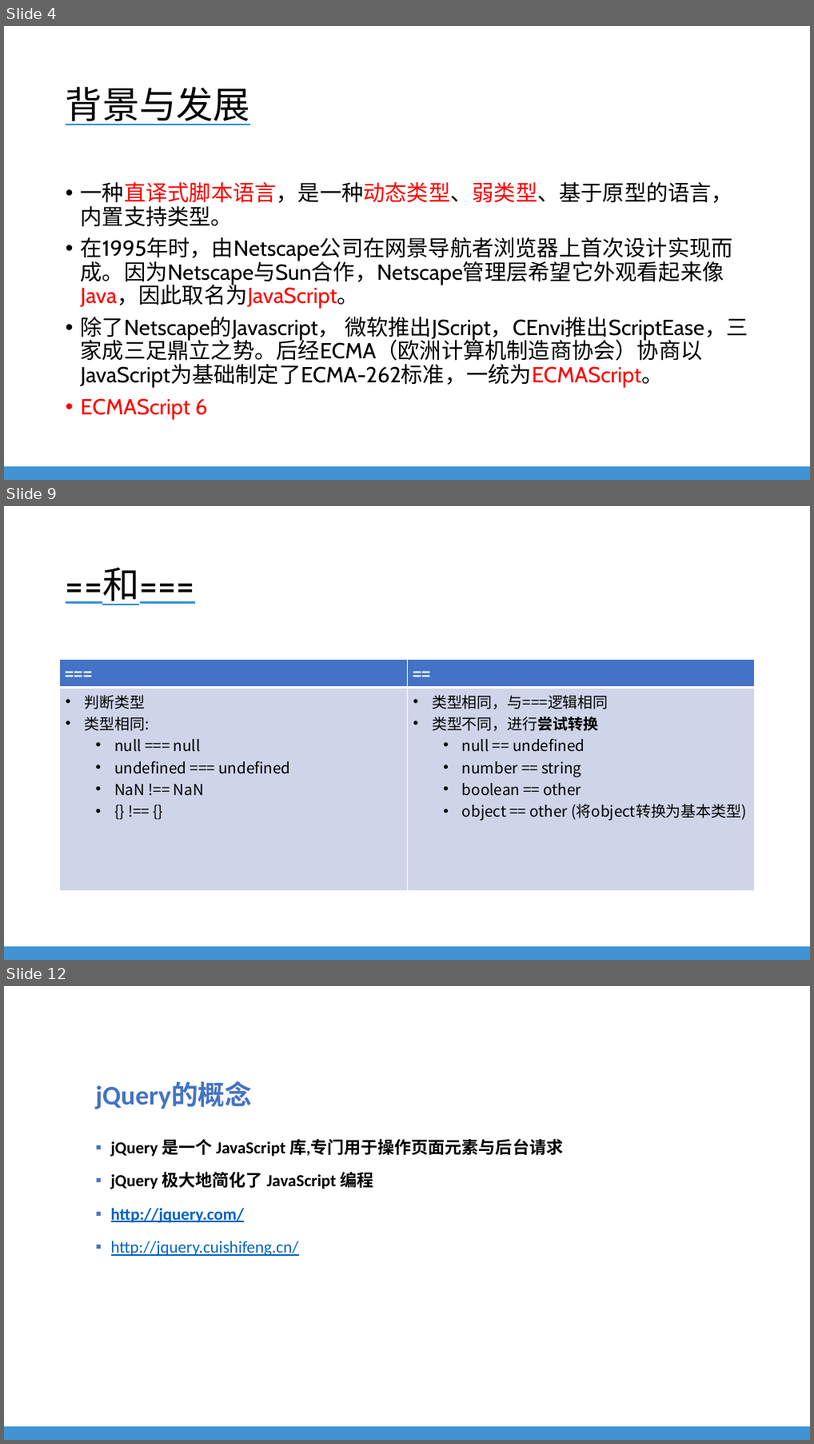
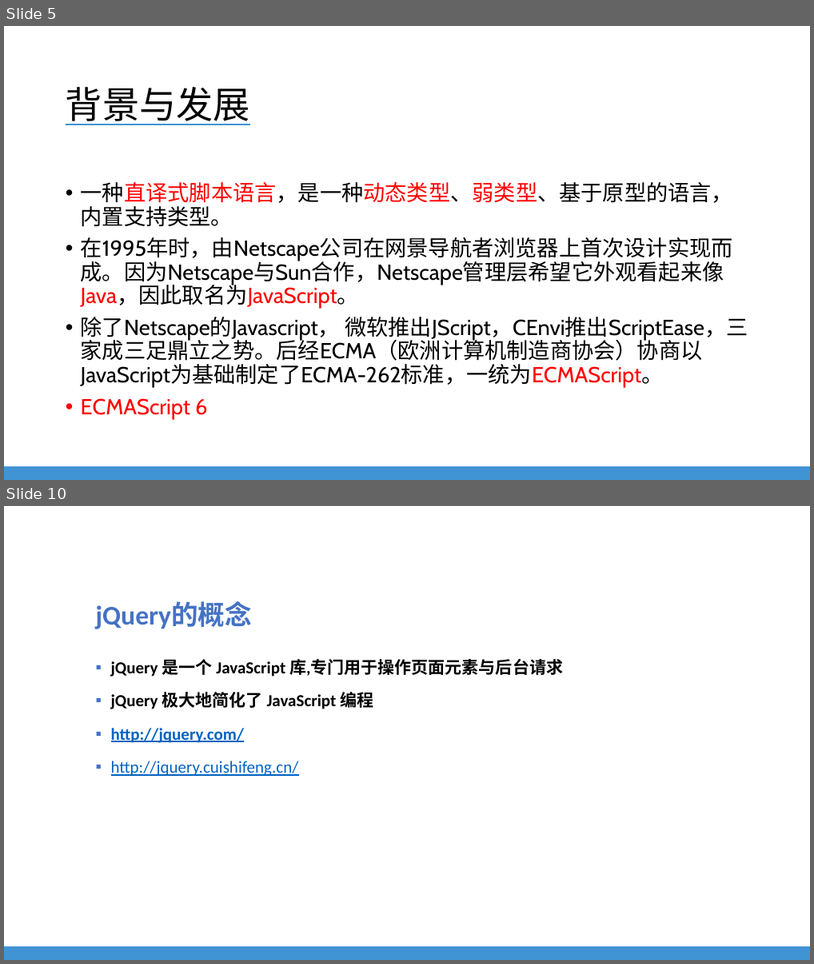
Before and after one commit to EverDoc/NLU, a slide deck: NLU Training - Javascript For QA.pptx. Shown one above the other, each under a label of ours: slides 4, 9 and 12 before the commit, slides 5 and 10 after it; the slides between them are not shown. The pictures are 814x1444 and 814x964 pixels, drawn with LibreOffice and Linux fonts; fonts in the diff are those of the drawing; background and template pictures are left out. Boxes give left, top, right and bottom in pixels: in the first picture for what was removed or moved away, otherwise in the second. Text is boxed around its words. In the diff, an @@ line names an element or a change of style, - is before the commit and + after.

```diff
--- a/NLU Training - Javascript For QA.pptx
+++ b/NLU Training - Javascript For QA.pptx
@@ slide 9 removed at [4,506,810,960], background #FFFFFF; not listed: 1 template element that a slide beside it also shows @@
@@ title removed at [66,568,195,605] @@
-==和===
@@ table removed at [60,659,755,853], 2 rows, 2 columns @@
-=== | ==
-判断类型 / 类型相同: / null === null / undefined === undefined / NaN !== NaN / {} !== {} | 类型相同，与===逻辑相同 / 类型不同，进行尝试转换 / null == undefined / number == string / boolean == other / object == other (将object转换为基本类型)
@@ what was slide 4 is now slide 5 @@
@@ what was slide 12 is now slide 10 @@
```
Also in this commit, not shown: 4 slides changed, 3 slides added, 4 other slides removed, 1 other file.
